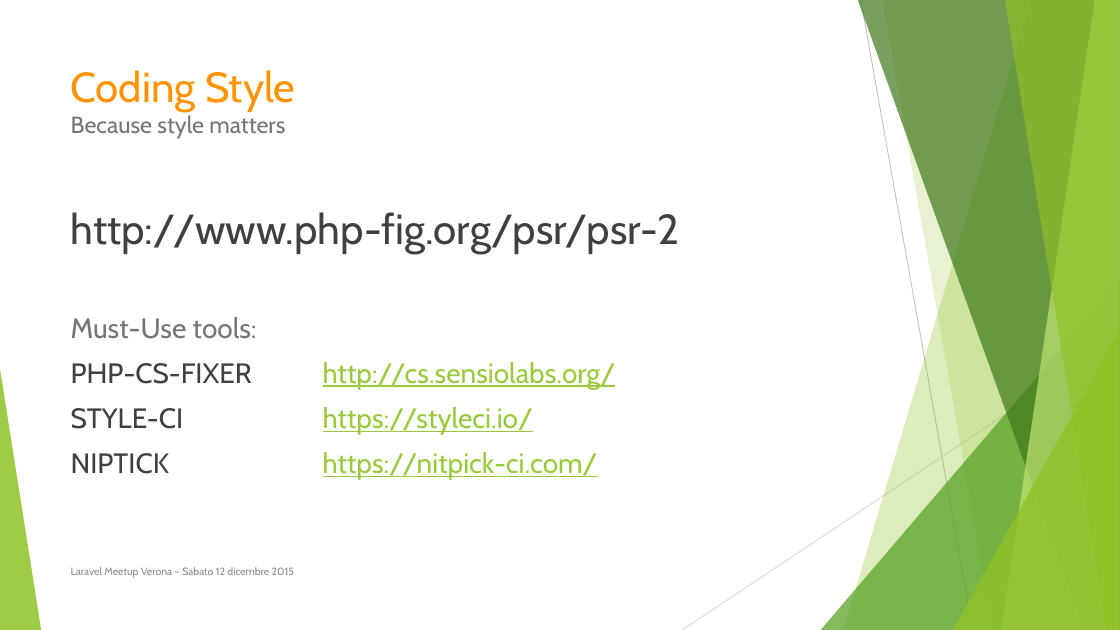
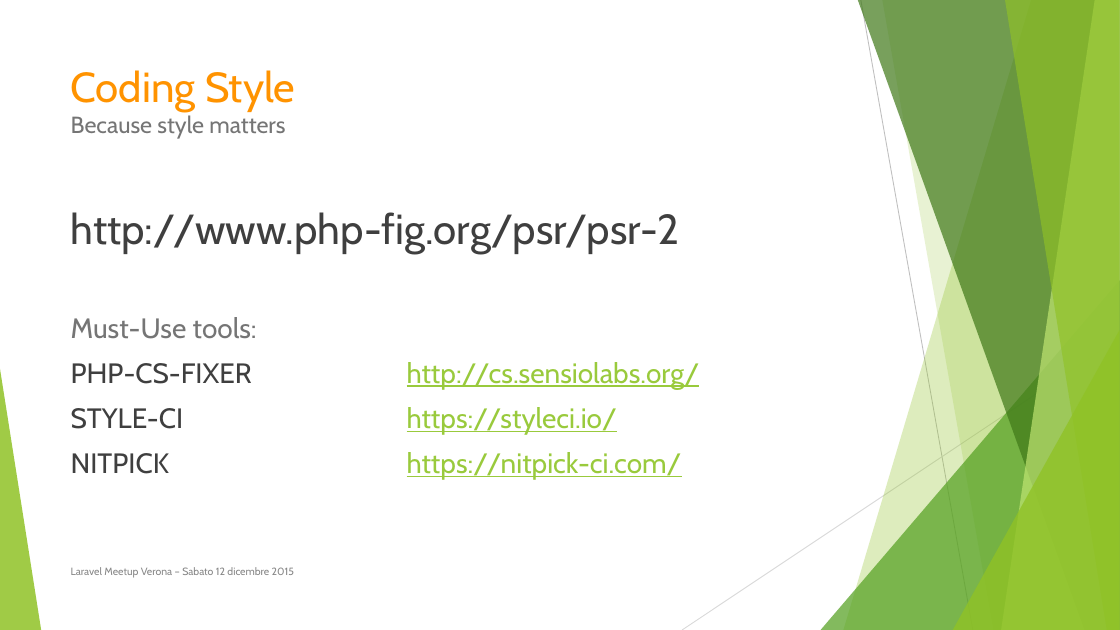
Before and after one commit to laravel-verona/annotations, a slide deck: slide 8 of 2015-12-12/materiale/2° Laravel Meetup Verona.pptx. Drawn at 1120x630 pixels with LibreOffice and Linux fonts; fonts in the diff are those of the drawing. Boxes give left, top, right and bottom in pixels: in the first picture for what was removed or moved away, otherwise in the second. Text is boxed around its words. In the diff, an @@ line names an element or a change of style, - is before the commit and + after.

```diff
--- a/2015-12-12/materiale/2° Laravel Meetup Verona.pptx
+++ b/2015-12-12/materiale/2° Laravel Meetup Verona.pptx
@@ text at bbox=[71, 212, 700, 435]: text colour #404040 to #3F3F3F in "http://www.php-fig.org/psr/psr-2", "PHP-CS-FIXER", "STYLE-CI"; text colour #767676 to #757575 in "Must-Use tools:"; less space between paragraphs @@
@@ line (1120, 339) - (682, 630): stroke #D9D9D9 0.75 pt to #D8D8D8 0.75 pt @@
@@ text at bbox=[71, 452, 682, 480]: text changed @@
-NIPTICK https://nitpick-ci.com/
+NITPICK https://nitpick-ci.com/
```
Also in this commit, not shown: 7 other slides changed, 1 other file.
